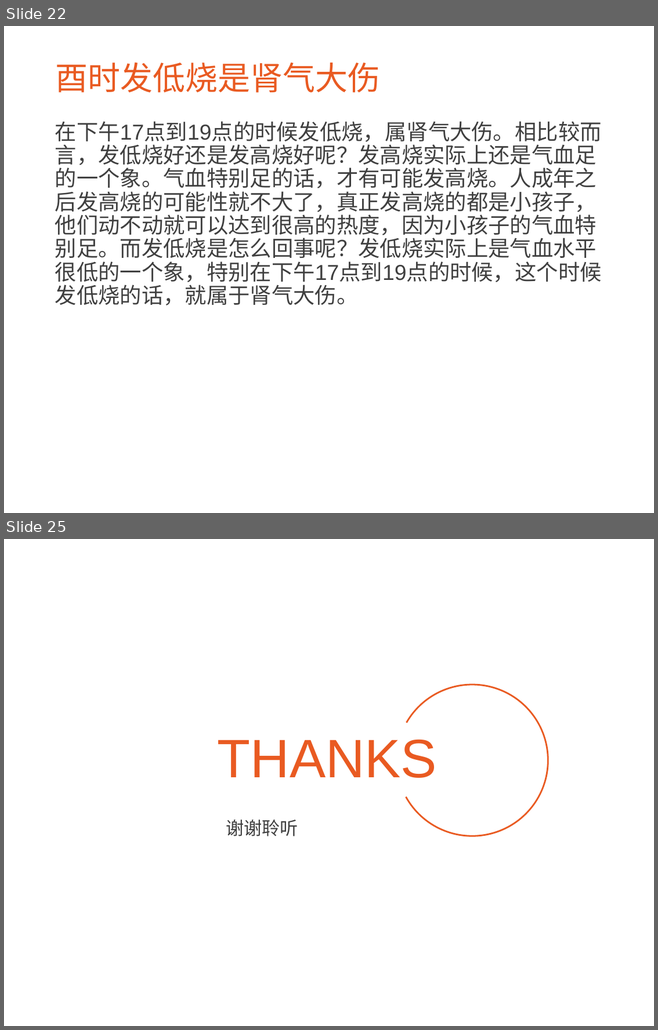
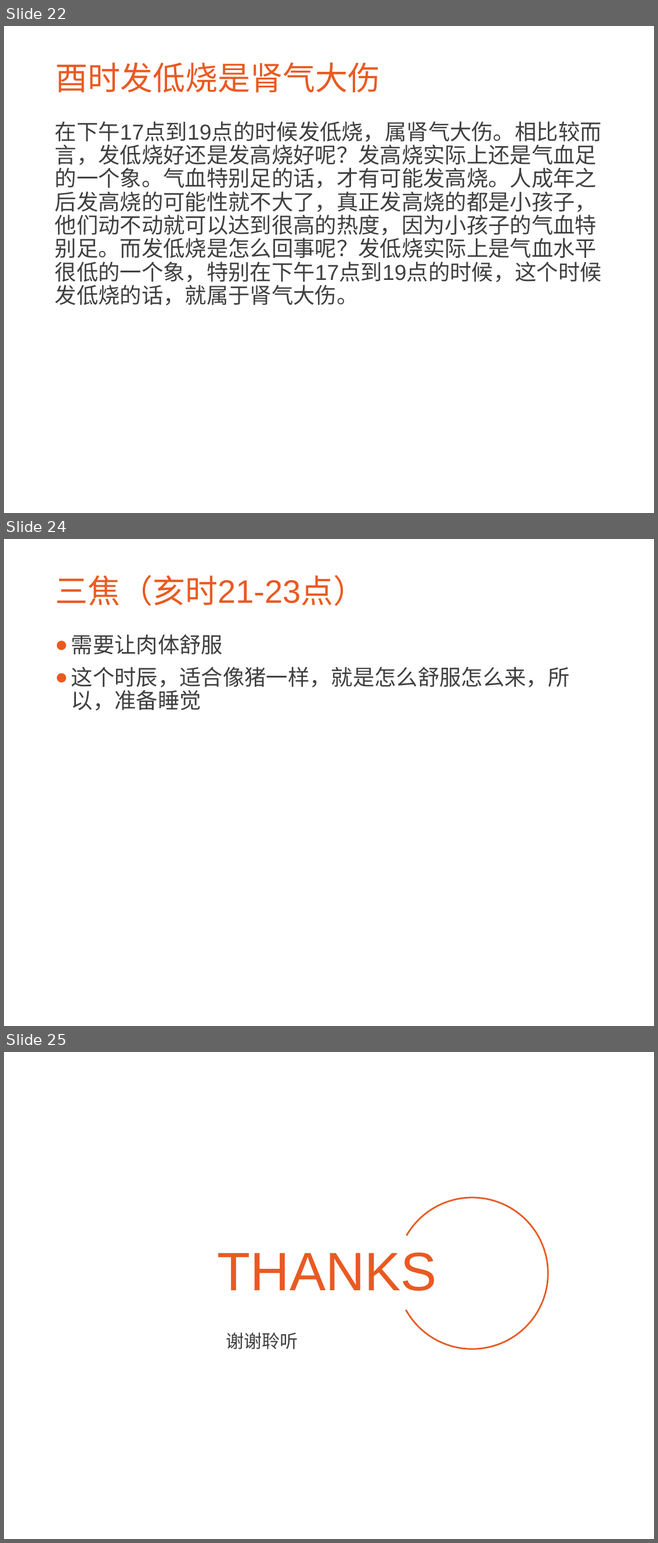
Before and after one commit to CatMan1994/file, a slide deck: 中医与养生分享会/中医与养生.ppt. Shown one above the other, each under a label of ours: slides 22 and 25 before the commit, slides 22, 24 and 25 after it; the slides between them are not shown. The pictures are 658x1030 and 658x1543 pixels, drawn with LibreOffice and Linux fonts; fonts in the diff are those of the drawing; background and template pictures are left out. Boxes give left, top, right and bottom in pixels: in the first picture for what was removed or moved away, otherwise in the second. Text is boxed around its words. In the diff, an @@ line names an element or a change of style, - is before the commit and + after.

```diff
--- a/中医与养生分享会/中医与养生.ppt
+++ b/中医与养生分享会/中医与养生.ppt
@@ slide 24 added at [4, 539, 654, 1026], background picture (left out) @@
@@ title added at [55, 575, 365, 606], 36 pt, text #E95A21 @@
+三焦（亥时21-23点）
@@ text added at [71, 634, 570, 711], 24 pt, text #3F3F3F @@
+● 需要让肉体舒服
+● 这个时辰，适合像猪一样，就是怎么舒服怎么来，所以，准备睡觉
```
Also in this commit, not shown: 2 slides changed, 5 other slides added, 5 slides removed.
